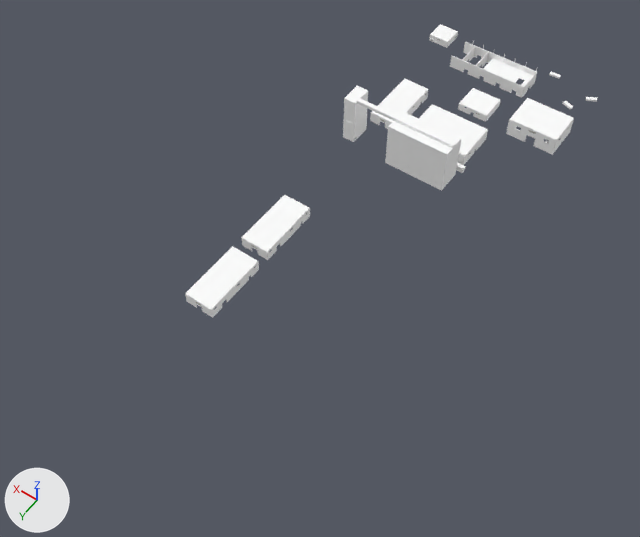
One commit to the glTF model assets/models/buildings/south_port.glb: the scene before it, then after it.
Rendered twice from a 50 mm lens placed at (-174.0, 409.0, 391.0), pointed at (16.0, 143.0, -27.0). The axes (+X, +Y, +Z) are drawn at lower left. The lights are the same throughout. The older version comes first. Vertices at exactly the same position are counted once.

Names of what the first picture shows: 'south_port'.
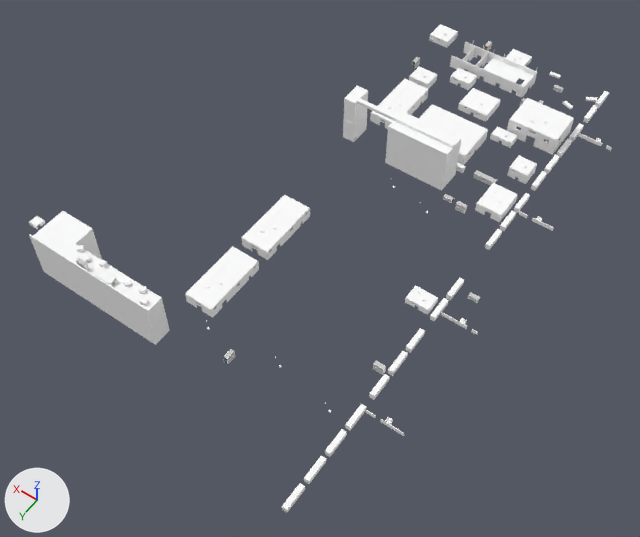
Boxes [x1, y1, x2, y2] around the edits, measured in the pictures (640 x 537 px):
'south_port', reshaped (41% wider, 66% taller): before [185, 24, 597, 318]; after [29, 24, 612, 512]
part 1 of me_south_port, added: after [485, 229, 502, 249]
part 2 of me_south_port, added: after [500, 211, 516, 230]
part 3 of me_south_port, added: after [514, 193, 530, 212]
part 4 of me_south_port, built on: before [586, 97, 597, 102]; after [387, 29, 612, 231]
part 5 of me_south_port, added: after [29, 211, 480, 512]

The change, as a list of edits to the scene's bpy script:
```text
Add mat_graffiti:
    mat_graffiti = bpy.data.materials.new('graffiti')
    # uses the picture img_south_port_decals
Change me_south_port:
    used by ob_south_port; location = (0.0, 0.0, 0.0)
    remove me_south_port.from_pydata(...)  # 6044 vertices, 8944 faces; spans x -64.0..58.0, y -64.0..222.0, z 2.0..34.0
    add me_south_port.from_pydata(...)  # 10932 vertices, 16330 faces; spans x -90.0..158.0, y -66.0..286.0, z -29.0..34.0
    me_south_port part 1: the loose piece of 8 vertices spanning x -25.0..-11.0, y 50.0..52.0, z 4.0..6.0 is copied, and the copy is scaled about its middle by (0.214, 4.67, 1.04), then moved by (-48.0, 38.0, 0.0); it spans x -68.0..-64.0, y 82.0..96.0, z 4.0..6.0
    me_south_port part 2: the loose piece of 8 vertices spanning x -25.0..-11.0, y 50.0..52.0, z 4.0..6.0 is copied, and the copy is scaled about its middle by (0.214, 4.67, 1.04), then moved by (-48.0, 21.0, 0.0); it spans x -68.0..-64.0, y 65.0..79.0, z 4.0..6.0
    me_south_port part 3: the loose piece of 8 vertices spanning x -25.0..-11.0, y 50.0..52.0, z 4.0..6.0 is copied, and the copy is scaled about its middle by (0.214, 4.67, 1.04), then moved by (-48.0, 4.0, 0.0); it spans x -68.0..-64.0, y 48.0..62.0, z 4.0..6.0
    me_south_port part 4: 1 vertex moved within x -64.0, y -55.0, z 4.0; 3008 vertices added at x -90.0..54.0, y -66.0..96.0, z 2.0..16.0
    me_south_port part 5: 1640 vertices added at x -90.0..158.0, y 125.0..286.0, z -29.0..11.0
    other edits to the shape of me_south_port do not show in these pictures
    add me_south_port.materials.append(mat_graffiti)
```
